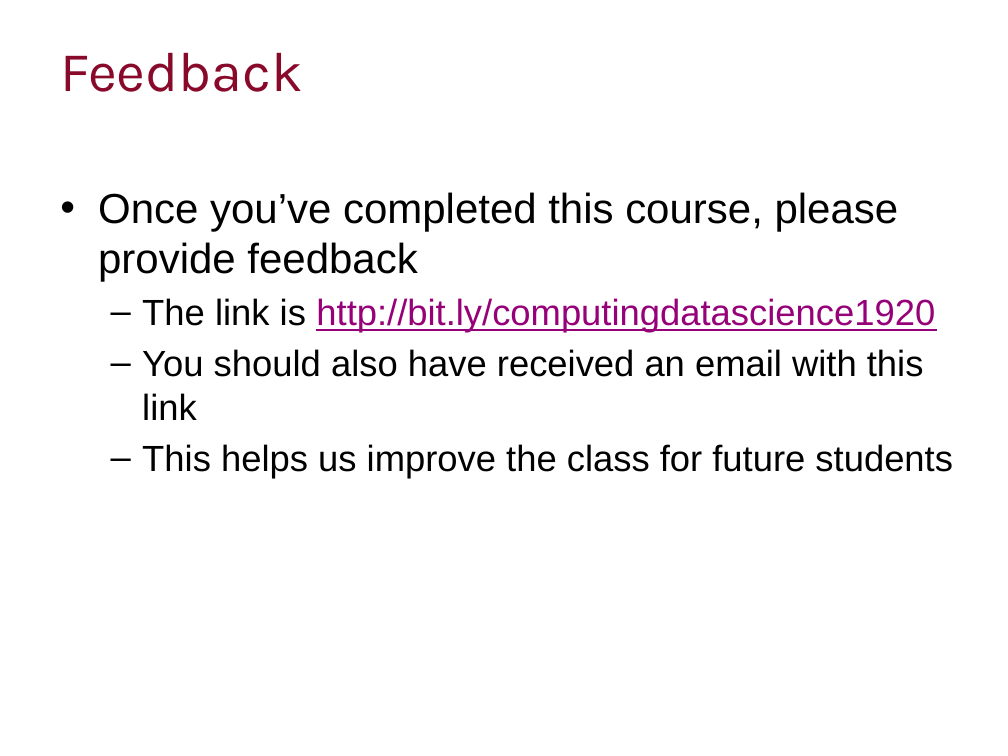
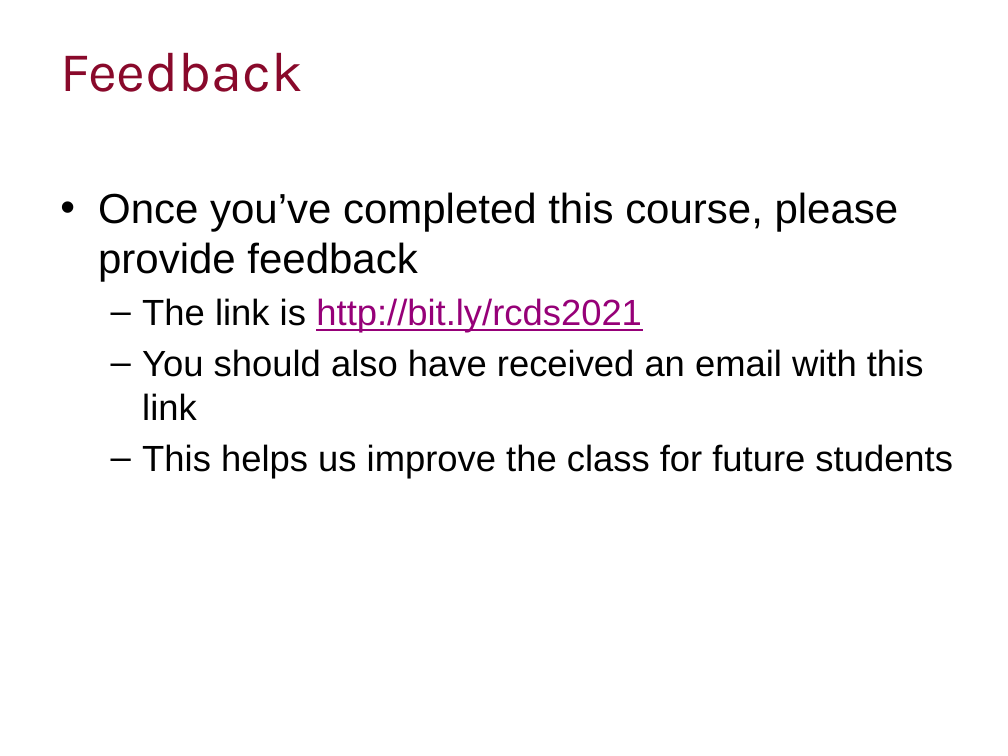
Before and after one commit to ImperialCollegeLondon/RCDS-profiling-and-optimisation-in-python, a slide deck: slide 4 of Proifling and Optimisation in Python Slides.pptx. Drawn at 1008x756 pixels with LibreOffice and Linux fonts; fonts in the diff are those of the drawing; background and template pictures are left out. Boxes give left, top, right and bottom in pixels: in the first picture for what was removed or moved away, otherwise in the second. Text is boxed around its words. In the diff, an @@ line names an element or a change of style, - is before the commit and + after.

Commit message:
Updated feedback link

```diff
--- a/Proifling and Optimisation in Python Slides.pptx
+++ b/Proifling and Optimisation in Python Slides.pptx
@@ text at (142, 298, 642, 333): text changed @@
-  – The link is http://bit.ly/computingdatascience1920
+  – The link is http://bit.ly/rcds2021
```
